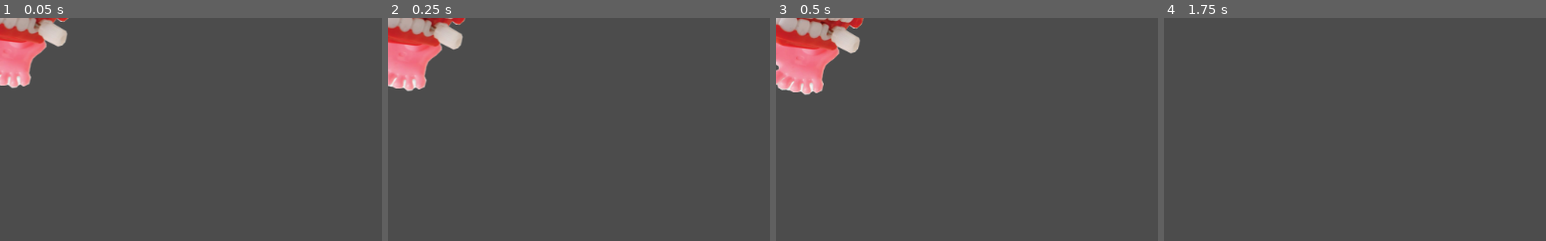
Above: before the commit, frames 1-4 (left to right).
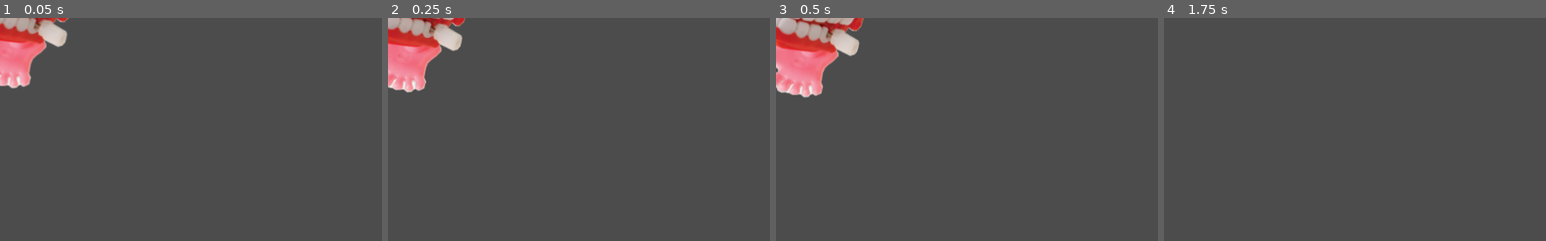
Above: after the commit, the same moments.

Repository: PushingPolygons/moonchomper-RosemaryKoshy
Game: Godot game, scene res://Level/Level.tscn
The game is run twice, just before and just after one commit, with the same random seed, the same clock (stepped at 60 frames per second) and the same inputs.
Inputs (mouse positions are % of the whole screen's width and height, from its top left):
- Up to frame 1 (0.05 s): no input
- Up to frame 2 (0.25 s): no input
- Up to frame 3 (0.5 s): no input
- Up to frame 4 (1.75 s): move the mouse to (2, 2) at 0.52 s; click (2, 2) at 0.67 s; tap Enter at 1.25 s; move the mouse to (30, 55) at 1.27 s; click (30, 55) at 1.42 s
The pictures show only the part of the screen within x 0-50%, y 0-50%; the shares and areas given below are measured in that part.

The runs differ from the first frame. In frame 1, less than 0.1% of the frame differs, in the area x 0-18%, y 0-32%; in frame 2, 0.8%; in frame 3, 1.9%, in the area x 0-23%, y 0-36%; in frame 4, nothing differs.

Commit message:
project setup 5: angle chomper toward moon

Diff:
--- a/Code/Chomper/assets/chomper.gd
+++ b/Code/Chomper/assets/chomper.gd
@@ -7,7 +7,7 @@
 
 # Called every frame. 'delta_time' is the elapsed time since the previous frame.
 func _process(delta_time: float) -> void:
-	self.position += Vector2(50, 20) * delta_time
+	self.position += Vector2(48, 27) * delta_time
 
 func _on_Area2D_input_event(viewport: Node, event: InputEvent, shape_idx: int) -> void:
 	if event is InputEventMouseButton:
